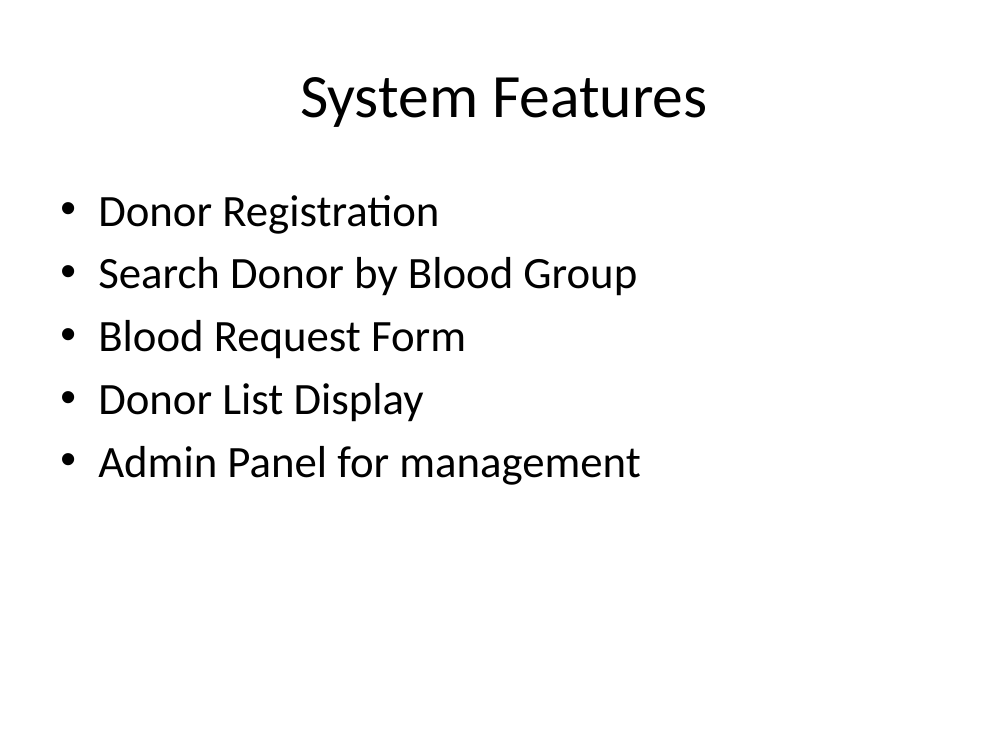
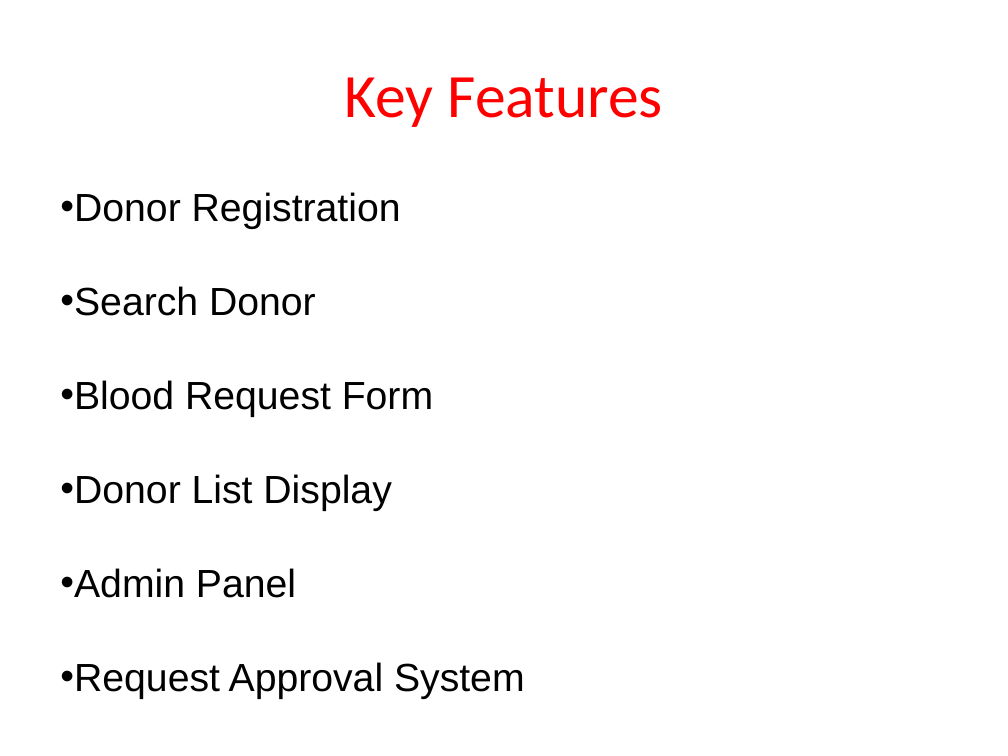
Before and after one commit to Rupa1277/BloodDonation_and_Donor_management_system, a slide deck: slide 8 of Other_Docs/blood_bank_mini_project_presentation.pptx (slide 6 before the commit). Drawn at 1008x756 pixels with LibreOffice and Linux fonts; fonts in the diff are those of the drawing. Boxes give left, top, right and bottom in pixels: in the first picture for what was removed or moved away, otherwise in the second. Text is boxed around its words. In the diff, an @@ line names an element or a change of style, - is before the commit and + after.

```diff
--- a/Other_Docs/blood_bank_mini_project_presentation.pptx
+++ b/Other_Docs/blood_bank_mini_project_presentation.pptx
@@ title at bbox=[345, 77, 663, 127]: text changed; text colour #000000 to #FF0000 @@
-System Features
+Key Features
@@ text "Donor Registration": place and size @@
-text "Donor Registration" at bbox=[98, 195, 640, 485]
+text "Donor Registration" at bbox=[60, 192, 525, 699]
@@ text "Donor Registration" at bbox=[60, 192, 525, 699]: vertical alignment top to middle @@
@@ text at bbox=[60, 192, 433, 511]: size 32 to 28 pt, font Calibri to Arial in "Donor Registration", "Blood Request Form", "Donor List Display"; indent changed; less space between paragraphs @@
@@ text at bbox=[60, 286, 316, 316]: text changed; size 32 to 28 pt; font Calibri to Arial @@
-• Search Donor by Blood Group
+• Search Donor
@@ text at bbox=[60, 568, 525, 699]: text changed; size 32 to 28 pt; font Calibri to Arial @@
-• Admin Panel for management
+• Admin Panel
+• Request Approval System
```
Also in this commit, not shown: 7 other slides changed, 11 slides added, 3 slides removed, 1 other file.
